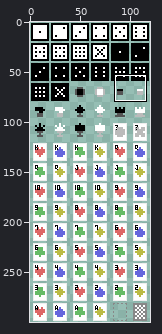
Sprite sheet -- square/resource.png. Above, an overview of the earlier version with the close-up marked.
Close-up. Old version:
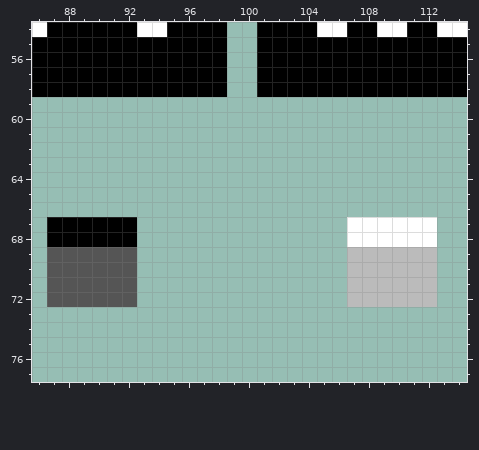
The file is 120x300 pixels. Shown: x 86..114, y 54..77.
And afterwards:
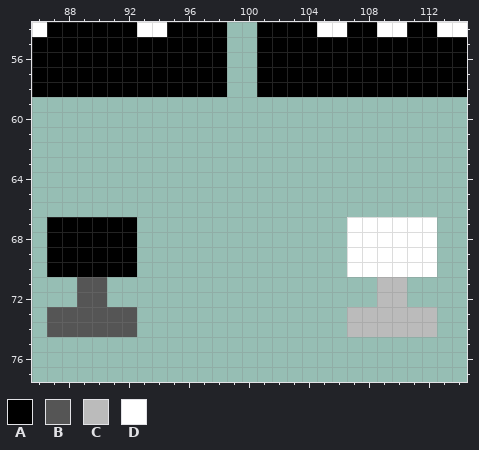
Palette (. is transparent): A #000000  B #555555  C #bbbbbb  D #ffffff
Edits made:
{"y":69,"x":87,"old":"BBBBBB","new":"AAAAAA"}
{"y":69,"x":107,"old":"CCCCCC","new":"DDDDDD"}
{"y":70,"x":87,"old":"BBBBBB","new":"AAAAAA"}
{"y":70,"x":107,"old":"CCCCCC","new":"DDDDDD"}
{"y":71,"x":87,"old":"BB","new":".."}
{"y":71,"x":91,"old":"BB","new":".."}
{"y":71,"x":107,"old":"CC","new":".."}
{"y":71,"x":111,"old":"CC","new":".."}
{"y":72,"x":87,"old":"BB","new":".."}
{"y":72,"x":91,"old":"BB","new":".."}
{"y":72,"x":107,"old":"CC","new":".."}
{"y":72,"x":111,"old":"CC","new":".."}
{"y":73,"x":87,"old":"......","new":"BBBBBB"}
{"y":73,"x":107,"old":"......","new":"CCCCCC"}
{"y":74,"x":87,"old":"......","new":"BBBBBB"}
{"y":74,"x":107,"old":"......","new":"CCCCCC"}
